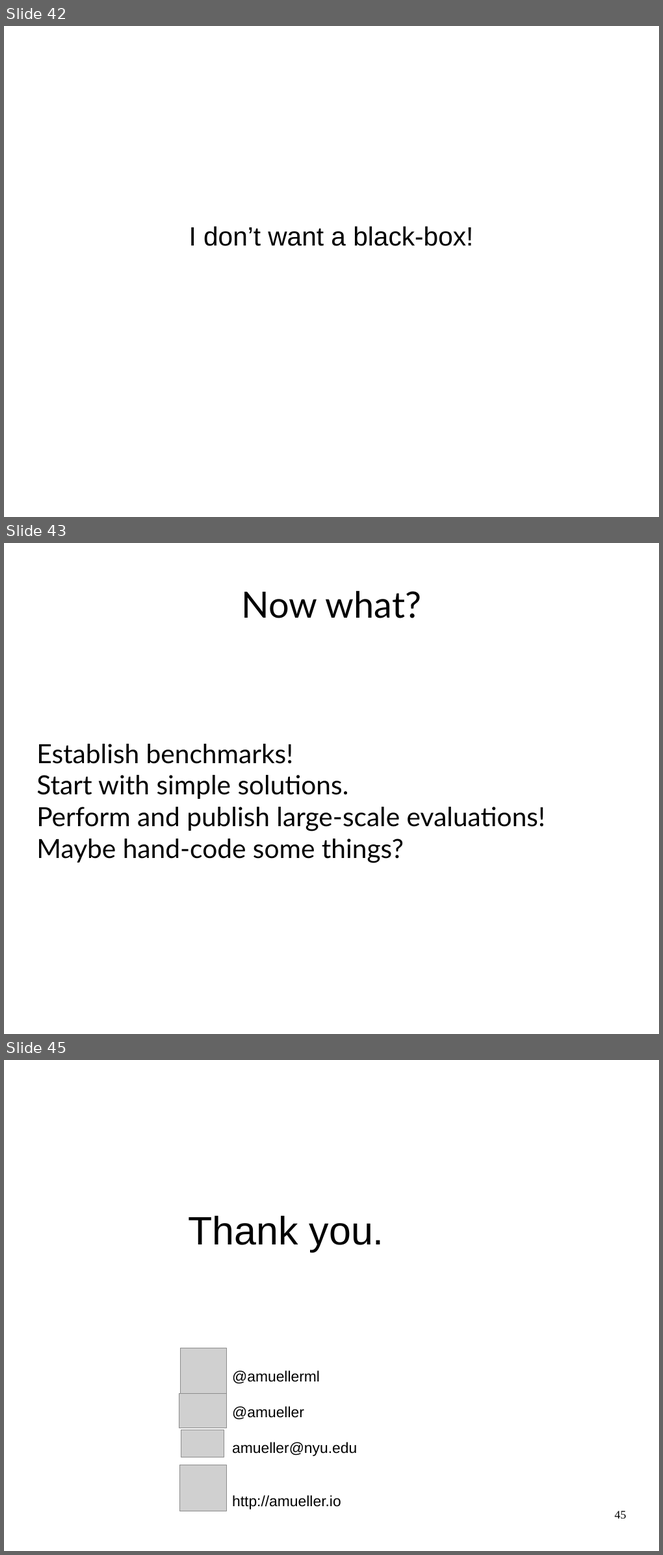
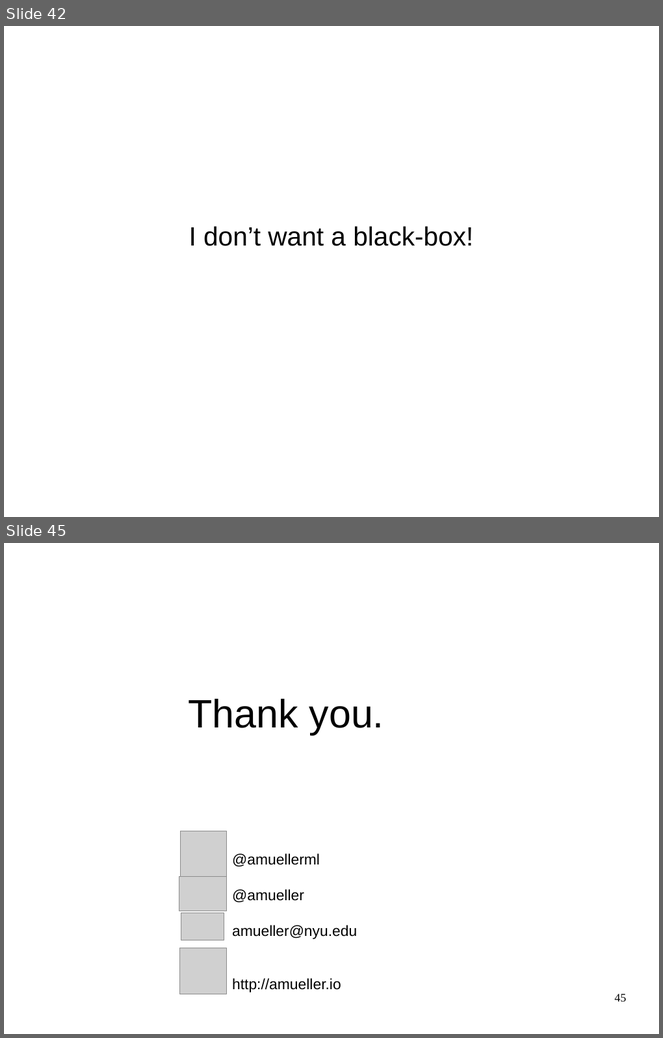
Before and after one commit to amueller/talks_odt, a slide deck: automating_machine_learning_scipy2016.odp. Shown one above the other, each under a label of ours: slides 42, 43 and 45 before the commit, slides 42 and 45 after it; the slides between them are not shown. The pictures are 663x1555 and 663x1038 pixels, drawn with LibreOffice and Linux fonts; fonts in the diff are those of the drawing; grey boxes stand for pictures. Boxes give left, top, right and bottom in pixels: in the first picture for what was removed or moved away, otherwise in the second. Text is boxed around its words. In the diff, an @@ line names an element or a change of style, - is before the commit and + after.

```diff
--- a/automating_machine_learning_scipy2016.odp
+++ b/automating_machine_learning_scipy2016.odp
@@ slide 43 removed at (x1=4, y1=543, x2=659, y2=1034), background #FFFFFF @@
@@ title removed at (x1=242, y1=591, x2=421, y2=618) @@
-Now what?
@@ subtitle removed at (x1=36, y1=744, x2=545, y2=863) @@
-Establish benchmarks!
-Start with simple solutions.
-Perform and publish large-scale evaluations!
-Maybe hand-code some things?
```
Also in this commit, not shown: 11 slides changed, 2 slides added, 1 other slide removed, 1 other file.
